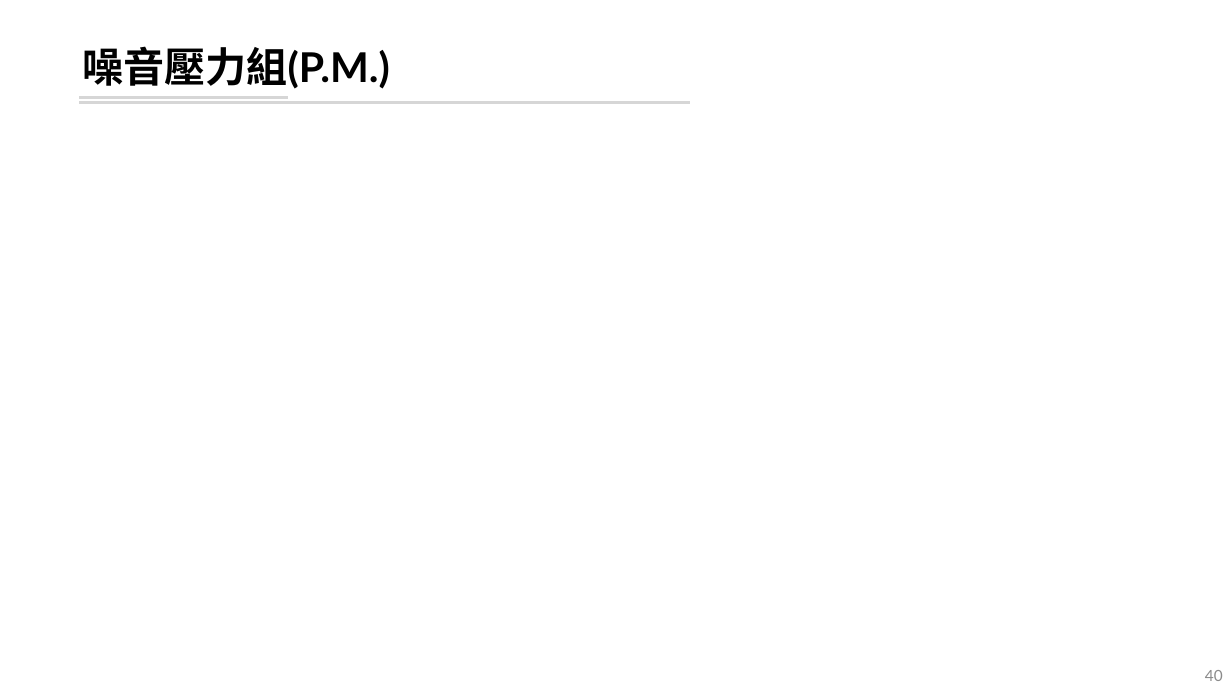
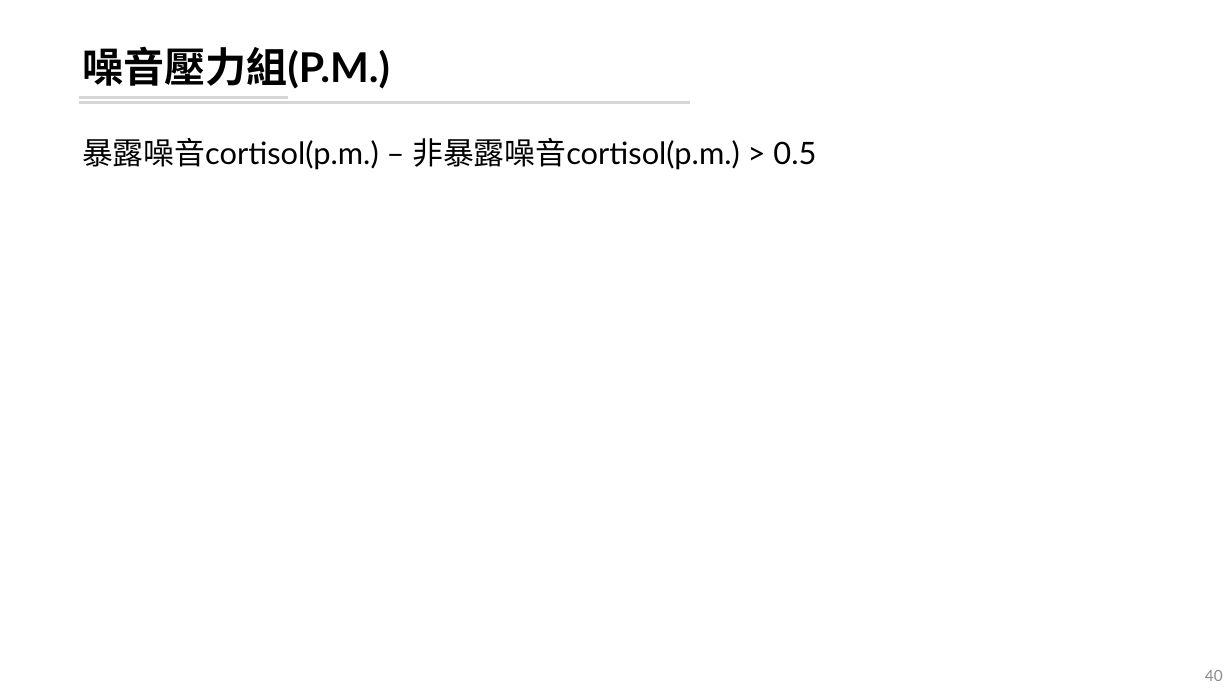
Before and after one commit to leooel97895750/REM_DataMining, a slide deck: slide 40 of 輪班工人暴露噪音下REM片斷化分析.pptx. Drawn at 1232x693 pixels with LibreOffice and Linux fonts; fonts in the diff are those of the drawing. Boxes give left, top, right and bottom in pixels: in the first picture for what was removed or moved away, otherwise in the second. Text is boxed around its words. In the diff, an @@ line names an element or a change of style, - is before the commit and + after.

```diff
--- a/輪班工人暴露噪音下REM片斷化分析.pptx
+++ b/輪班工人暴露噪音下REM片斷化分析.pptx
@@ text added at [82, 138, 816, 170], 24 pt, text #000000 @@
+暴露噪音cortisol(p.m.) – 非暴露噪音cortisol(p.m.) > 0.5
```
Also in this commit, not shown: 19 other slides changed, 12 slides added, 8 other files.
